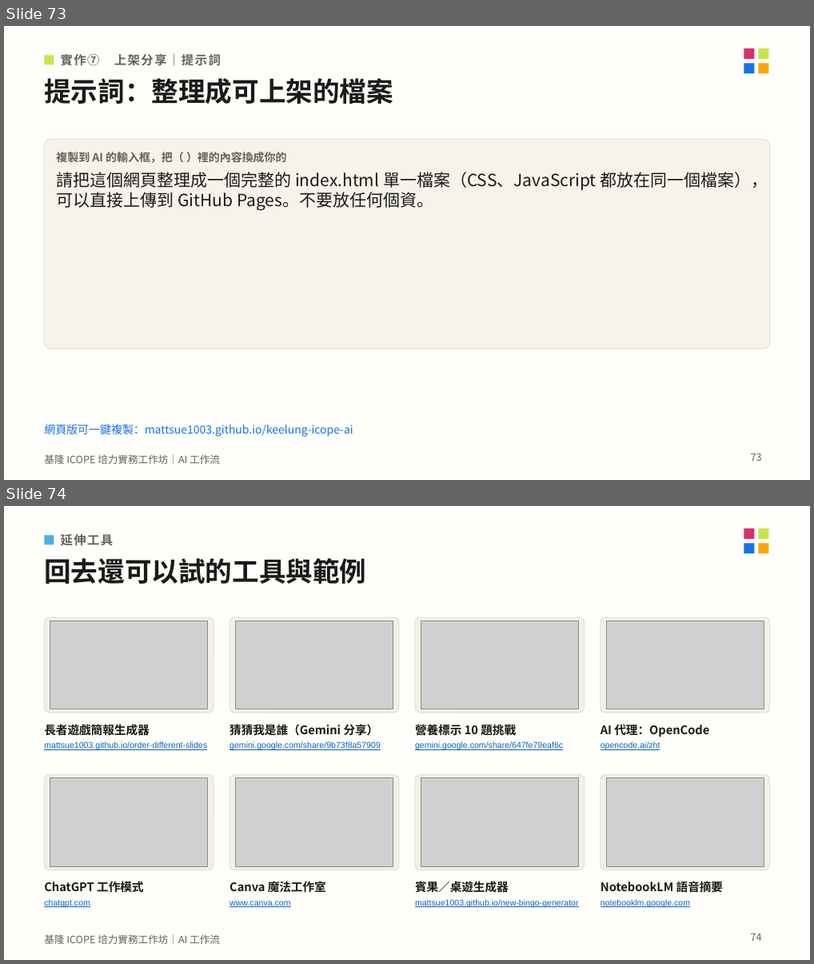
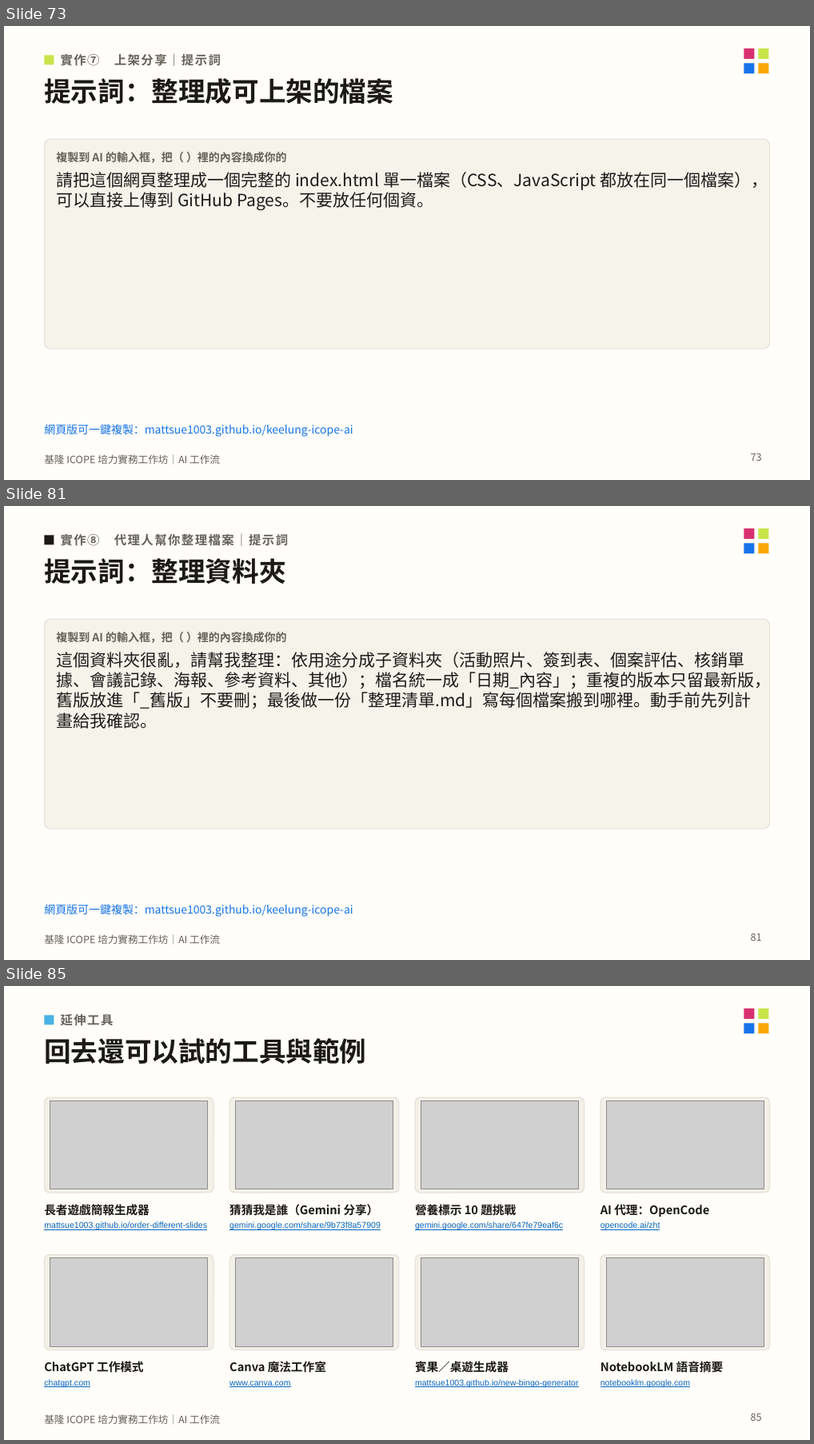
Before and after one commit to mattsue1003/keelung-icope-ai, a slide deck: 基隆ICOPE_AI工作坊_講義.pptx. Shown one above the other, each under a label of ours: slides 73 and 74 before the commit, slides 73, 81 and 85 after it; the slides between them are not shown. The pictures are 814x964 and 814x1444 pixels, drawn with LibreOffice and Linux fonts; fonts in the diff are those of the drawing; grey boxes stand for pictures. Boxes give left, top, right and bottom in pixels: in the first picture for what was removed or moved away, otherwise in the second. Text is boxed around its words. In the diff, an @@ line names an element or a change of style, - is before the commit and + after.

```diff
--- a/基隆ICOPE_AI工作坊_講義.pptx
+++ b/基隆ICOPE_AI工作坊_講義.pptx
@@ slide 81 added at bbox=[4, 506, 810, 960], background #FFFEFA; not listed: 5 template elements that a slide beside it also shows @@
@@ rectangle added at bbox=[44, 535, 54, 544], fill #1B1A18 @@
@@ text added at bbox=[61, 534, 288, 546], 11 pt, text #66625B, bold @@
+實作⑧ 代理人幫你整理檔案｜提示詞
@@ text added at bbox=[44, 558, 286, 584], 24 pt, text #1B1A18, bold @@
+提示詞：整理資料夾
@@ rounded rectangle added at bbox=[44, 619, 770, 828], fill #F6F3EB, outline #E4E0D6 0.75 pt @@
@@ text added at bbox=[56, 632, 287, 643], 10 pt, text #66625B, bold @@
+複製到 AI 的輸入框，把（ ）裡的內容換成你的
@@ text added at bbox=[56, 652, 771, 728], 15 pt, text #1B1A18 @@
+這個資料夾很亂，請幫我整理：依用途分成子資料夾（活動照片、簽到表、個案評估、核銷單據、會議記錄、海報、參考資料、其他）；檔名統一成「日期_內容」；重複的版本只留最新版，舊版放進「_舊版」不要刪；最後做一份「整理清單.md」寫每個檔案搬到哪裡。動手前先列計畫給我確認。
@@ text added at bbox=[44, 904, 353, 916], 10 pt, text #1773EA @@
+網頁版可一鍵複製：mattsue1003.github.io/keelung-icope-ai
@@ page number added at bbox=[751, 932, 762, 940], 9 pt, text #66625B @@
+81
@@ what was slide 74 is now slide 85 @@
@@ page number at bbox=[751, 1412, 762, 1420]: text changed @@
-74
+85
```
Also in this commit, not shown: 1 slide changed, 10 other slides added, 27 other files.
